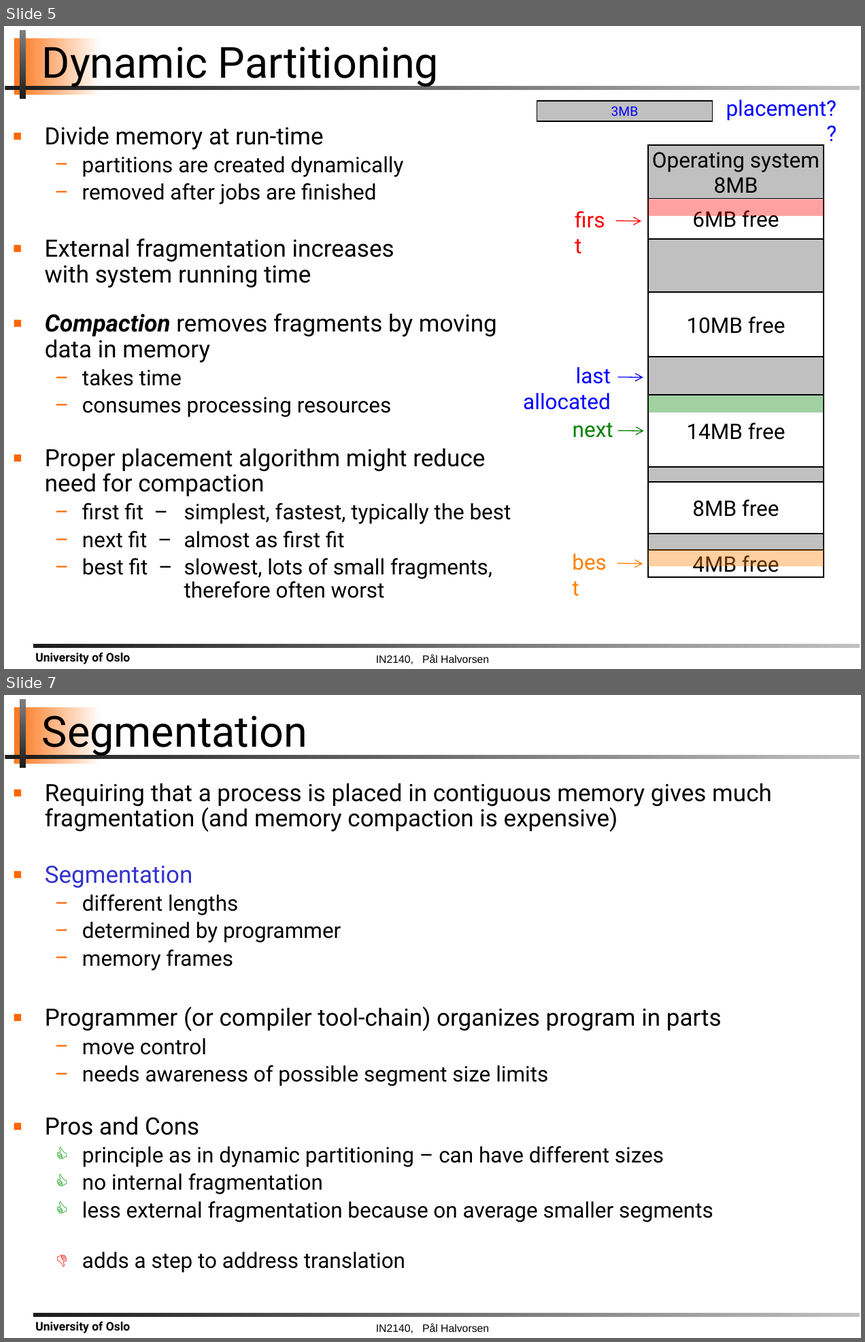
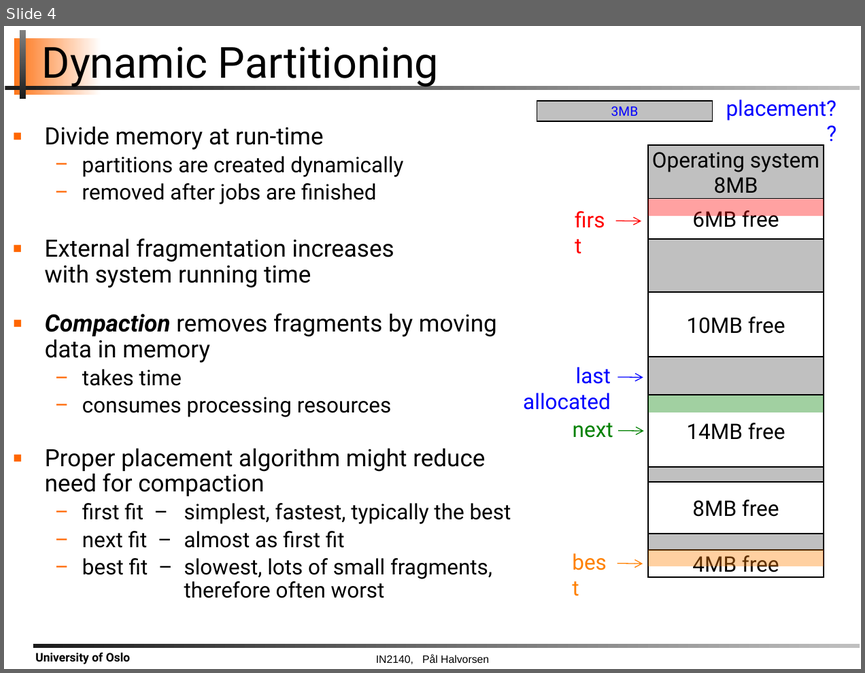
Before and after one commit to claraAsplund/IN2140_Oblig, a slide deck: plenum/02_mem_fit/slides/05-os-plenum-partitioning.pptx. Shown one above the other, each under a label of ours: slides 5 and 7 before the commit, slide 4 after it; the slides between them are not shown. The pictures are 865x1342 and 865x673 pixels, drawn with LibreOffice and Linux fonts; fonts in the diff are those of the drawing; background and template pictures are left out. Boxes give left, top, right and bottom in pixels: in the first picture for what was removed or moved away, otherwise in the second. Text is boxed around its words. In the diff, an @@ line names an element or a change of style, - is before the commit and + after.

```diff
--- a/plenum/02_mem_fit/slides/05-os-plenum-partitioning.pptx
+++ b/plenum/02_mem_fit/slides/05-os-plenum-partitioning.pptx
@@ slide 7 removed at box(4, 695, 861, 1338), background #FFFFFF; not listed: 6 template elements that a slide beside it also shows @@
@@ title removed at box(42, 708, 308, 758) @@
-Segmentation
@@ text removed at box(45, 783, 772, 1272) @@
-▪ Requiring that a process is placed in contiguous memory gives much fragmentation (and memory compaction is expensive)
-▪ Segmentation
-  − different lengths
-  − determined by programmer
-  − memory frames
-▪ Programmer (or compiler tool-chain) organizes program in parts
-  − move control
-  − needs awareness of possible segment size limits
-▪ Pros and Cons
-  👍 principle as in dynamic partitioning – can have different sizes
-  👍 no internal fragmentation
-  👍 less external fragmentation because on average smaller segments
-  👎 adds a step to address translation
@@ what was slide 5 is now slide 4 @@
```
Also in this commit, not shown: 1 slide changed, 2 slides added, 2 other slides removed.
